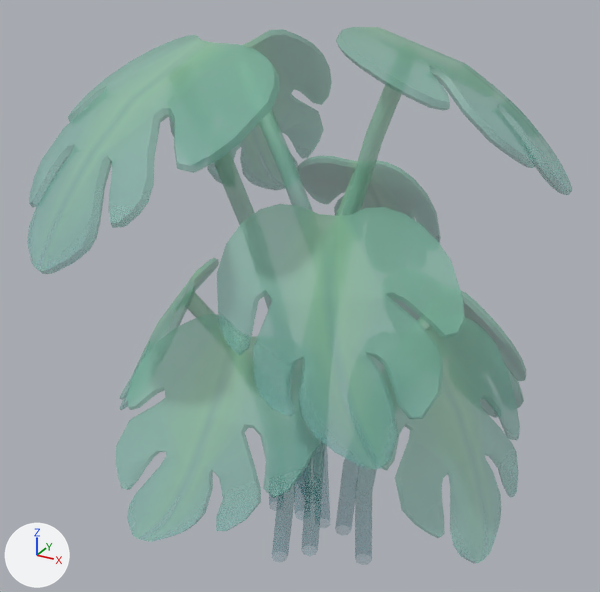
The FBX model Assets/Models/Tiny Treats plants/monstera_plant_large.fbx: old version first, new version second.
One viewpoint serves both versions: a camera (50 mm lens) standing at (1.88, -3.66, 3.31) and looking at (-0.17, 0.07, 1.45). Every picture has the same lights, and +X, +Y and +Z are marked at lower left. Objects named as collision shapes, trigger or cutter boxes, shadow casters or lower levels of detail are left out. Where no turn or scale is listed for an object, it has been applied to the vertices.

Names of what the first picture shows: 'monstera_plant_large'.
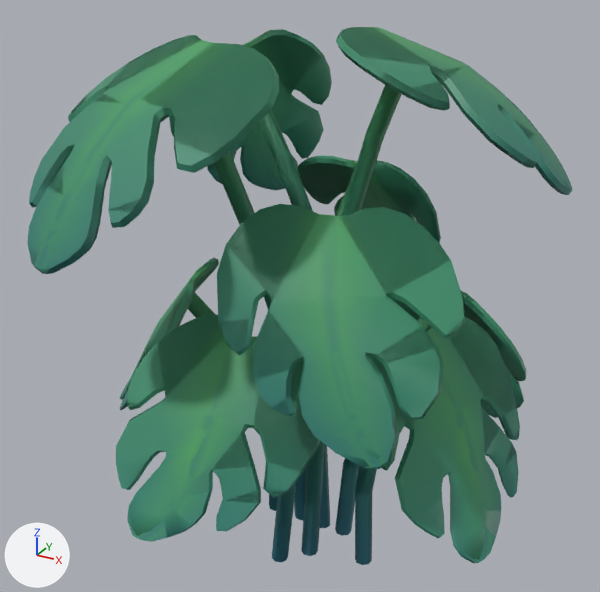
Pixel boxes (x1, y1, x2, y2) of what changed, in the pictures (600 x 592 px):
'monstera_plant_large', surface changed
    both: (29, 27, 572, 565)
'monstera_plant_large_LOD1', added (green)
    after: (27, 27, 572, 565)

The change, as a list of edits to the scene's bpy script:
```text
Change img_tiny_treats_texture_1_png:
    img_tiny_treats_texture_1_png: load_image('tiny_treats_texture_1.png', 'tiny_treats_texture_1.png', 1024, 1024, 'Non-Color') -> load_image('tiny_treats_texture_1.png', 'tiny_treats_texture_1.png', 1024, 1024, 'sRGB')
Change mat_tiny_treats_1:
    remove n3 = _N.new('ShaderNodeTexImage'); n3.name = 'Image Texture.001'
    remove n3.image = img_tiny_treats_texture_1_png
    where n0 = _N.new('ShaderNodeBsdfPrincipled'); n0.name = 'Principled BSDF'
    remove _L.new(n3.outputs[0], n0.inputs[4])  # 'Color' to 'Alpha'
    where n2 = _N.new('ShaderNodeTexImage'); n2.name = 'Image Texture'
    add _L.new(n2.outputs[1], n0.inputs[4])  # 'Alpha' to 'Alpha'
Add me_monstera_plant_large_001:
    me_monstera_plant_large_001.from_pydata(...)  # 2404 vertices, 2624 faces; spans x -1.4..1.19, y -1.31..1.48, z -0.08..2.88
    me_monstera_plant_large_001.materials.append(mat_tiny_treats_1)  # picture img_tiny_treats_texture_1_png
Add ob_monstera_plant_large_lod1:
    ob_monstera_plant_large_lod1 = bpy.data.objects.new('monstera_plant_large_LOD1', me_monstera_plant_large_001)
    ob_monstera_plant_large_lod1.location = (0.0, 0.0, 0.0)
```
